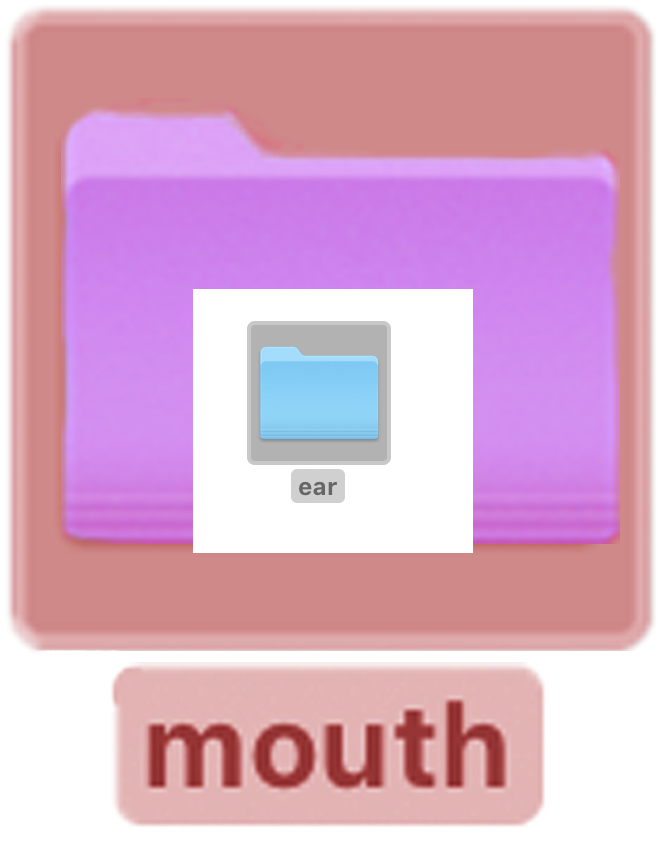
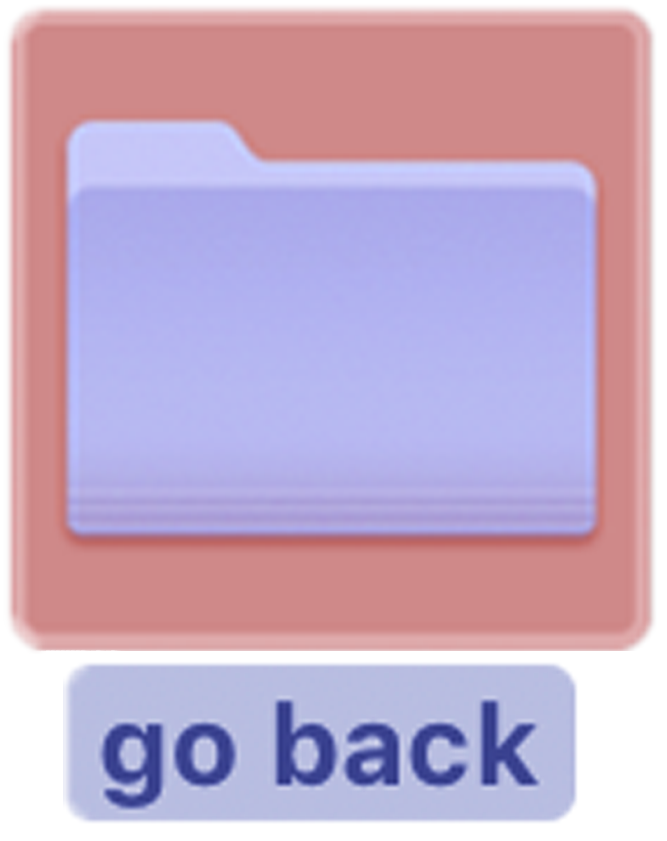
Layers edited between the first and the second 667x841 image:
removed layer "Layer 6" over [291, 469, 347, 505]
removed layer "Screen Shot 2020-09-28 at 5.12.50 PM" over [193, 289, 473, 553]
renamed "Layer 5" to "Layer 7", painted on it over [63, 662, 578, 827]
hid "Layer 3" over [61, 98, 620, 544]
